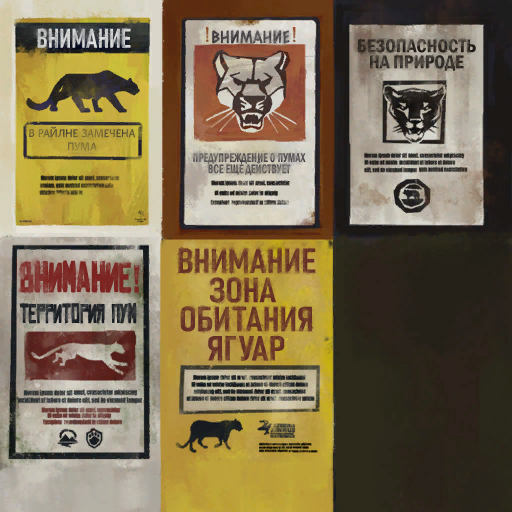
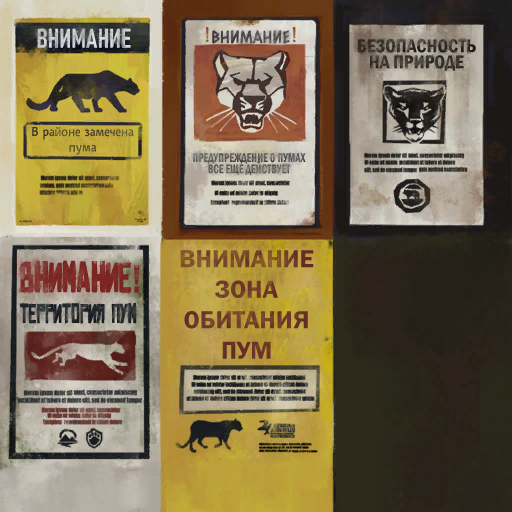
Layer changes from the first 512×512 image to the second:
added layer "В районе замечена пума" above "В РАЙЛНЕ ЗАМЕЧЕНА ПУМА" over (20, 104, 153, 176)
hid "В РАЙЛНЕ ЗАМЕЧЕНА ПУМА" over (18, 113, 153, 168)
hid "ВНИМАНИЕ зона обитания Ягуар" over (175, 244, 318, 364)
added layer "ВНИМАНИЕ ЗОНА ОБИТАНИЯ ПУМ" above "Layer 1" over (167, 208, 315, 393)